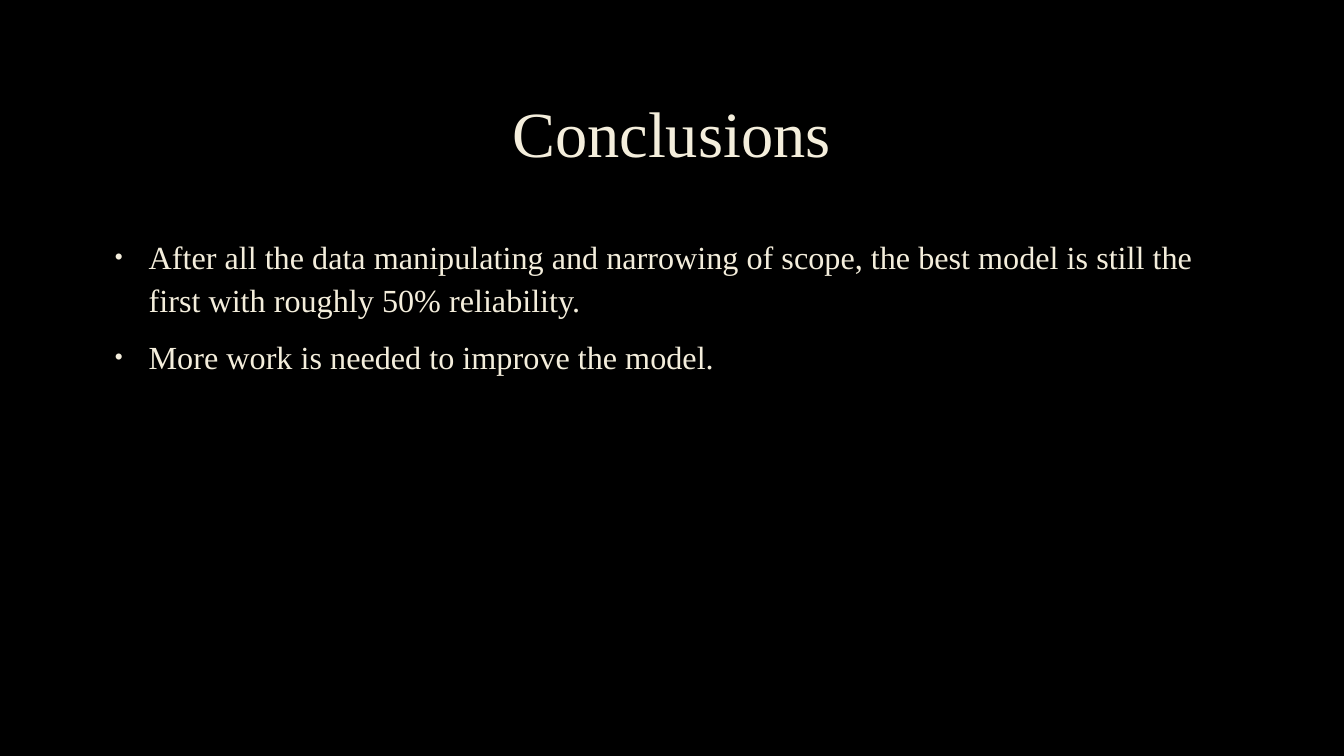
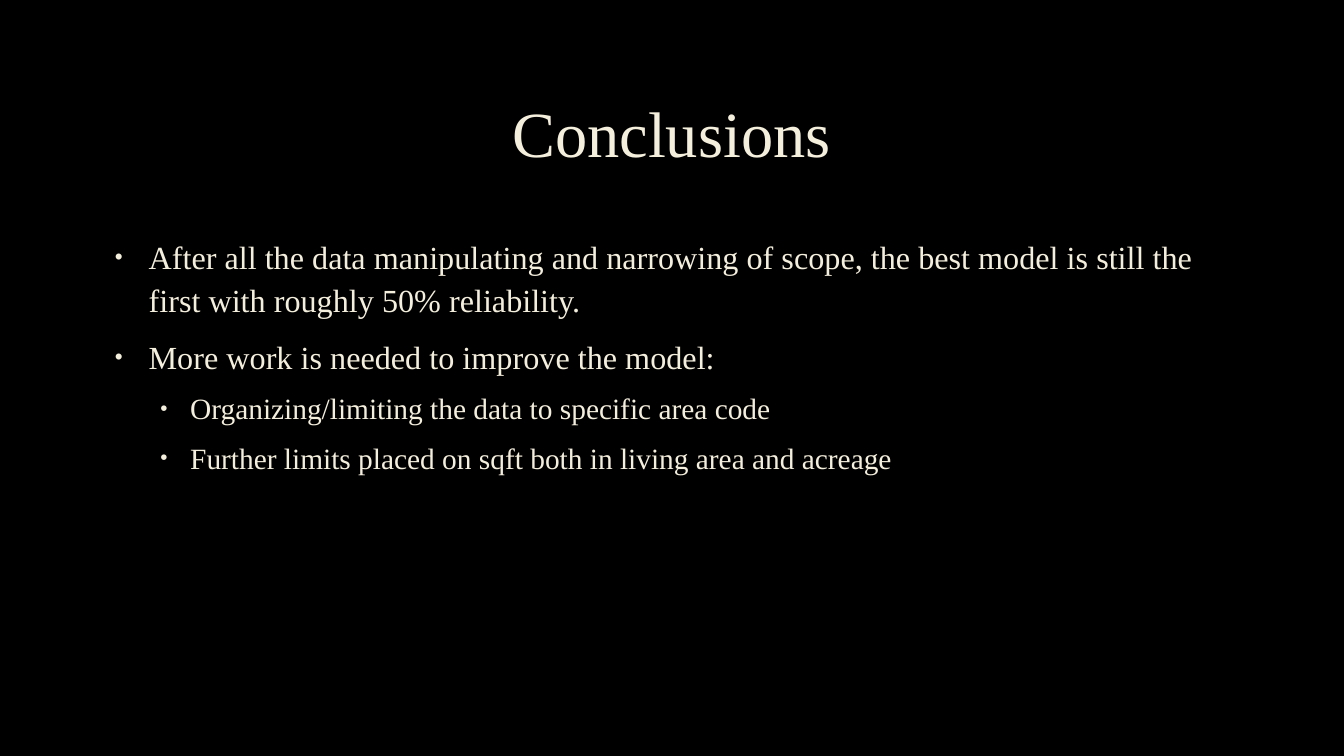
Before and after one commit to djournic/Simple_linear_Regression, a slide deck: slide 10 of NT Presentation.pptx (slide 9 before the commit). Drawn at 1344x756 pixels with LibreOffice and Linux fonts; fonts in the diff are those of the drawing; background and template pictures are left out. Boxes give left, top, right and bottom in pixels: in the first picture for what was removed or moved away, otherwise in the second. Text is boxed around its words. In the diff, an @@ line names an element or a change of style, - is before the commit and + after.

```diff
--- a/NT Presentation.pptx
+++ b/NT Presentation.pptx
@@ text at (149, 346, 892, 475): text changed; size 23 to 21 pt @@
-• More work is needed to improve the model.
+• More work is needed to improve the model:
+  • Organizing/limiting the data to specific area code
+  • Further limits placed on sqft both in living area and acreage
```
Also in this commit, not shown: 2 other slides changed, 1 slide added, 5 other files.
